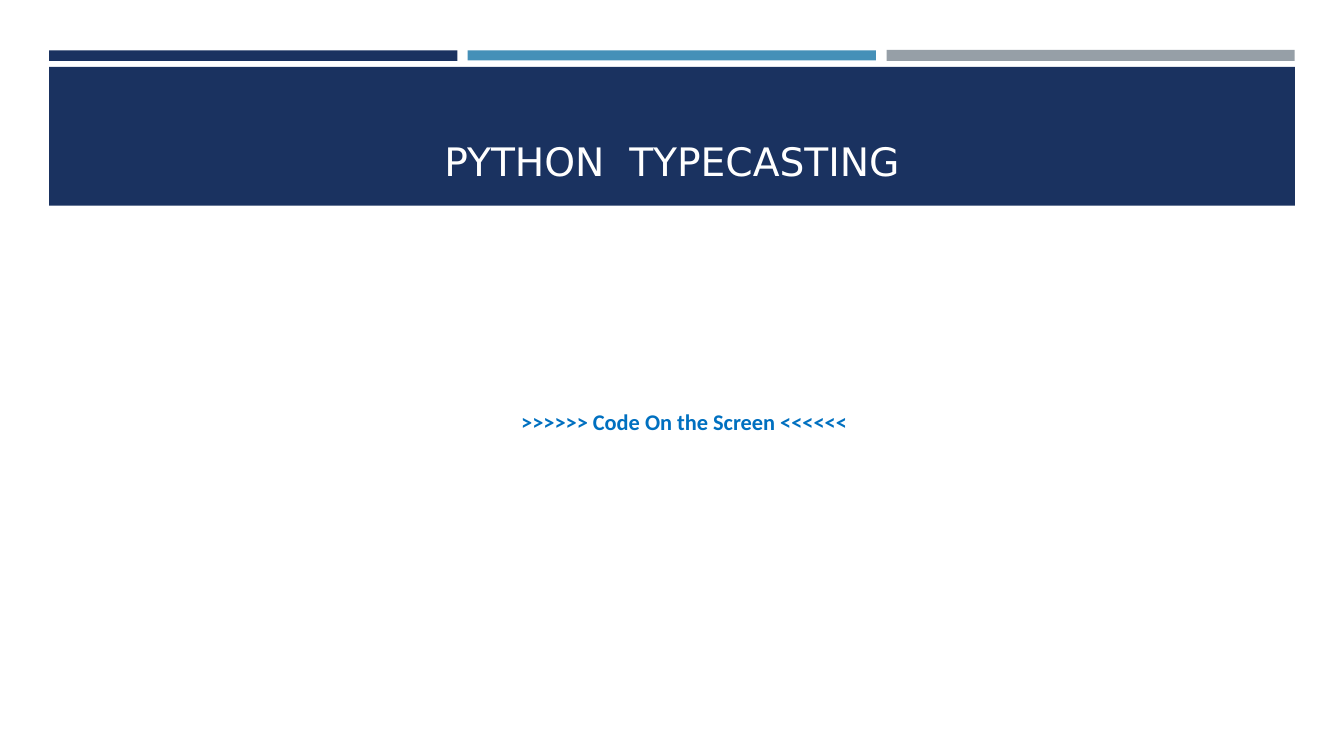
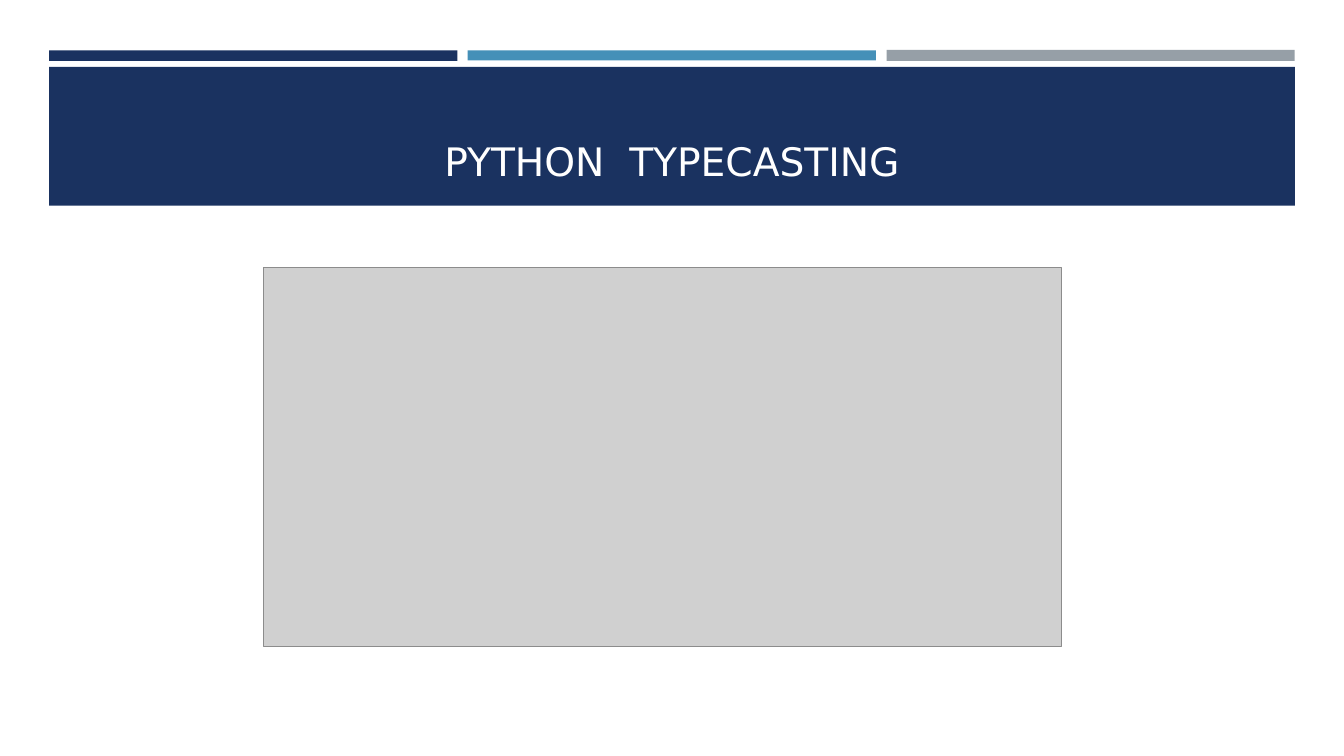
Before and after one commit to rhidoyhasanmahmud/Learn-Python-the-Hard-Way-with-Django, a slide deck: slide 21 of Class-02/Class-02.pptx. Drawn at 1344x756 pixels with LibreOffice and Linux fonts; fonts in the diff are those of the drawing; grey boxes stand for pictures. Boxes give left, top, right and bottom in pixels: in the first picture for what was removed or moved away, otherwise in the second. Text is boxed around its words. In the diff, an @@ line names an element or a change of style, - is before the commit and + after.

```diff
--- a/Class-02/Class-02.pptx
+++ b/Class-02/Class-02.pptx
@@ picture added at bbox=[264, 268, 1062, 646] @@
@@ text removed at bbox=[593, 414, 775, 430] @@
-  >>>>>> Code On the Screen <<<<<<
```
Also in this commit, not shown: 8 other slides changed, 1 slide added.
